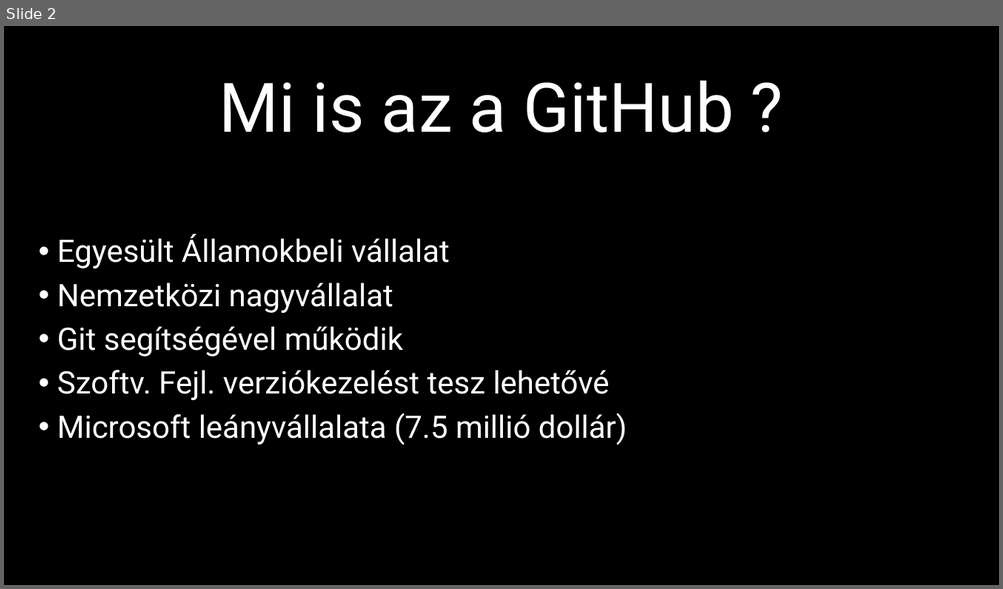
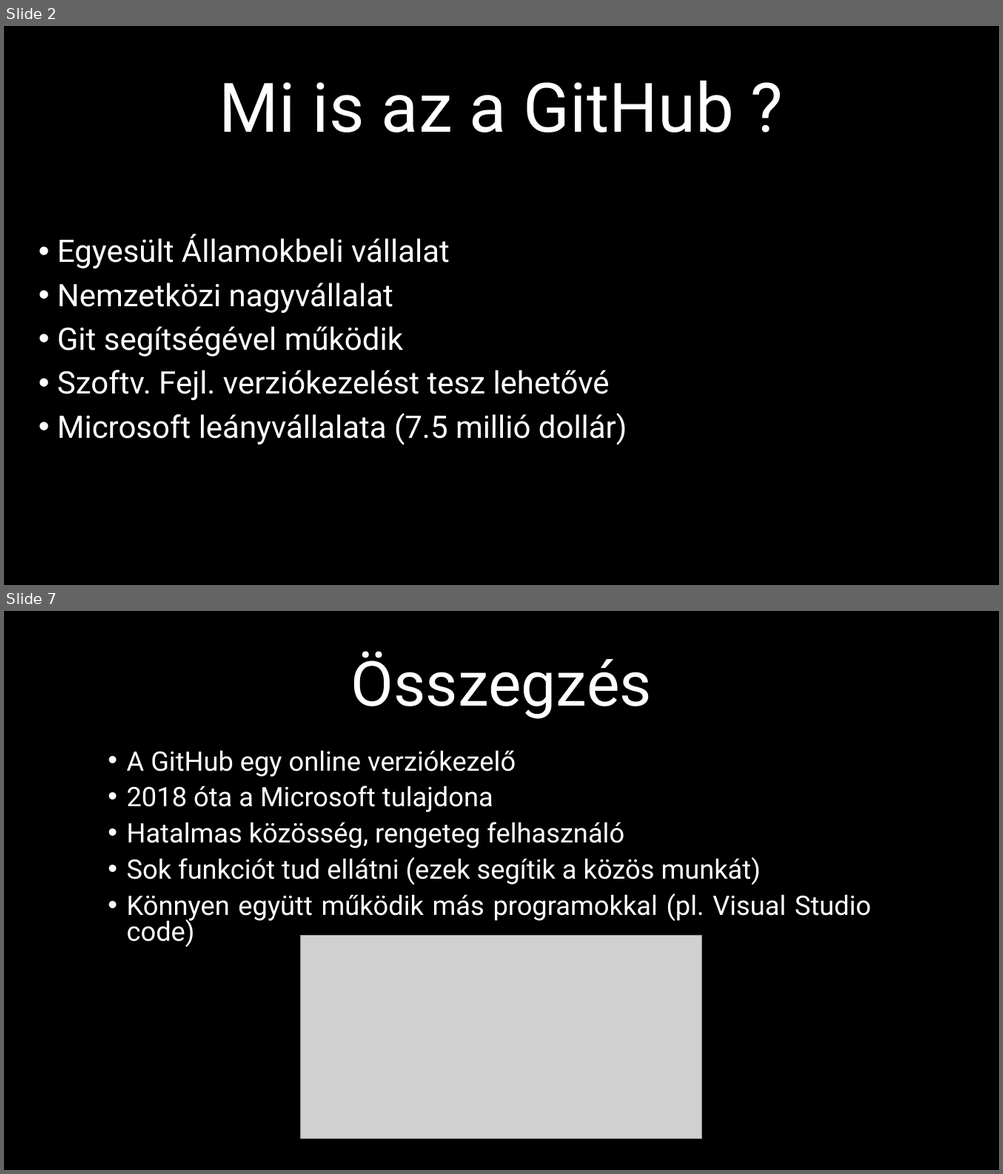
Before and after one commit to Zalan12/IKT-ppt, a slide deck: A GitHub.pptx. Shown one above the other, each under a label of ours: slide 2 before the commit, slides 2 and 7 after it; the slides between them are not shown. The pictures are 1003x589 and 1003x1174 pixels, drawn with LibreOffice and Linux fonts; fonts in the diff are those of the drawing; grey boxes stand for pictures. Boxes give left, top, right and bottom in pixels: in the first picture for what was removed or moved away, otherwise in the second. Text is boxed around its words. In the diff, an @@ line names an element or a change of style, - is before the commit and + after.

```diff
--- a/A GitHub.pptx
+++ b/A GitHub.pptx
@@ slide 7 added at <box>4,611,999,1170</box>, background #000000 @@
@@ title added at <box>351,651,652,719</box>, 60 pt, text #FFFFFF @@
+Összegzés
@@ text added at <box>127,750,871,947</box>, 25.9 pt, text #FFFFFF @@
+• A GitHub egy online verziókezelő
+• 2018 óta a Microsoft tulajdona
+• Hatalmas közösség, rengeteg felhasználó
+• Sok funkciót tud ellátni (ezek segítik a közös munkát)
+• Könnyen együtt működik más programokkal (pl. Visual Studio code)
@@ picture added at <box>301,936,703,1139</box> @@
```
Also in this commit, not shown: 5 slides changed, 1 slide removed.
